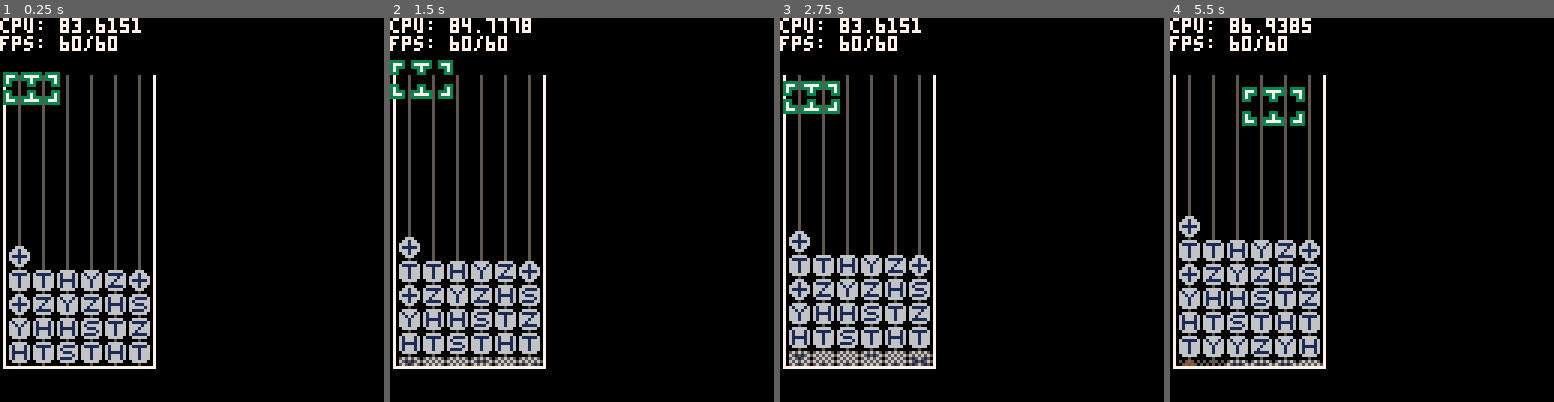
Above: before the commit, frames 1-4 (left to right).
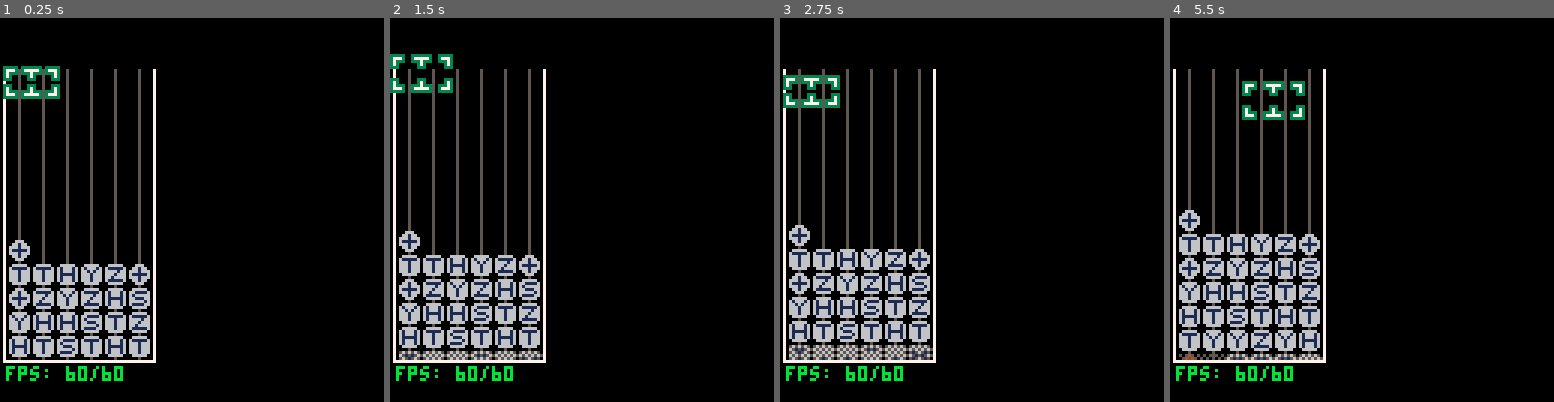
Above: after the commit, the same moments.

Repository: qniapp/quantattack
Game: PICO-8 cartridge qitaev.p8
Two runs of this game, one before a commit and one after it. Both use one fixed random seed, a clock stepped at 60 frames per second and the inputs below.
Inputs:
- Up to frame 1 (0.25 s): no input
- Up to frame 2 (1.5 s): tap O (Z key) at 0.33, 0.7, 1.43 s; tap X (X key) at 1.07 s
- Up to frame 3 (2.75 s): hold Left 1.97-2.37 s; tap X (X key) at 2.07, 2.4, 2.73 s; tap O (Z key) at 2.22 s; hold Down from 2.42 s (still down)
- Up to frame 4 (5.5 s): release Down at 2.82 s; hold Right 2.87-3.53 s; tap X (X key) every 0.33 s from 3.07 to 5.4 s; tap O (Z key) at 3.1, 3.98, 4.87 s; hold Up 3.58-4.08 s; hold Right 4.13-4.53 s; hold Down 4.58-5.08 s; hold Left from 5.13 s (still down)

The runs differ from the first frame. In frame 1, 7.3% of the frame differs, in the area x 0-41%, y 0-95%; in frame 2, 8.1%; in frame 3, 8.1%; in frame 4, 9.1%.

Commit message:
ゲームオーバー演出を追加

Diff:
--- a/qitaev.p8
+++ b/qitaev.p8
@@ -399,7 +399,7 @@
               local lx1 = self.left + (other_x - 1) * 8 + 3
               local ly1 = ly0
 
-              line(lx0, ly0, lx1, ly1, colors.green)
+              line(lx0, ly0, lx1, ly1, colors.yellow)
             end
           end
         end
@@ -1218,6 +1218,9 @@
         if self.warn then
           pal(player_cursor._color, colors.red)
         end
+        if self.game_over then
+          pal(player_cursor._color, colors.dark_grey)
+        end
 
         spr(player_cursor._sprites.corner, xtl, ytl - raised_dots)
         spr(player_cursor._sprites.corner, xtr, ytr - raised_dots, 1, 1, true, false)
@@ -1280,7 +1283,7 @@
 
   init = function(self)
     self._state = "solo"
-    self.board = board:new(20, 3)
+    self.board = board:new(18, 3)
     self.player_cursor = player_cursor:new(1, 1, self.board)
     self.tick = 0
     self.dots_gates_raised = 0
@@ -1311,14 +1314,31 @@
       if btnp(5) then
         self:init()
       end
+
+      self.player_cursor:update()
     else
       assert(false, "unknown state")
     end
   end,
 
   draw = function(self)
+    cls()
+
     if self._state == "solo" then
-      cls()
+      self.board:draw()
+      self.player_cursor:draw(self.board.raised_dots)
+
+      puff_particle:draw()
+      dropping_particle:draw()
+
+      self:draw_stats()
+    elseif self._state == "game over" then
+      cursor(74, 50)
+      color(colors.red)
+      print("game over")
+      cursor(57, 58)
+      color(colors.white)
+      print("press ❎ to replay")
 
       self.board:draw()
       self.player_cursor:draw(self.board.raised_dots)
@@ -1377,12 +1397,7 @@
         if self.dots_gates_raised == quantum_gate.size then
           if self.board:is_game_over() then
             self._state = "game over"
-            cursor(74, 50)
-            color(colors.red)
-            print("game over")
-            cursor(57, 58)
-            color(colors.white)
-            print("press ❎ to replay")
+            self.player_cursor.game_over = true
           else
             self.dots_gates_raised = 0
             self.board:insert_gates_at_bottom()
@@ -1409,7 +1424,6 @@
       local x = self:_screen_x(each.x)
       local y = self:_screen_y(each.y)
 
-      -- todo: ちっちゃいフ✽▥をハ♥むすようにハさ웃ヒいひ
       dropping_particle:create(x + flr(rnd(quantum_gate.size)), y + quantum_gate.size, 0, colors.white)
       dropping_particle:create(x + flr(rnd(quantum_gate.size)), y + quantum_gate.size, 0, colors.white)
       dropping_particle:create(x + flr(rnd(quantum_gate.size)), y + quantum_gate.size, 0, colors.white)
@@ -1444,10 +1458,15 @@
   end,
 
   draw_stats = function(self)
-    cursor(0, 0)
-    color(7)
-    print("cpu: " .. stat(1) * 100)
-    print("fps: " .. stat(7) .. "/60")
+    local fps = stat(7)
+    local fps_color = colors.green
+    if fps < 60 then
+      fps_color = colors.red
+    end
+
+    cursor(2, 116)
+    color(fps_color)
+    print("fps: " .. fps .. "/60")
   end,
 }
 
Not shown, changed: 20 lines of the sprite sheet (__gfx__) section of qitaev.p8
